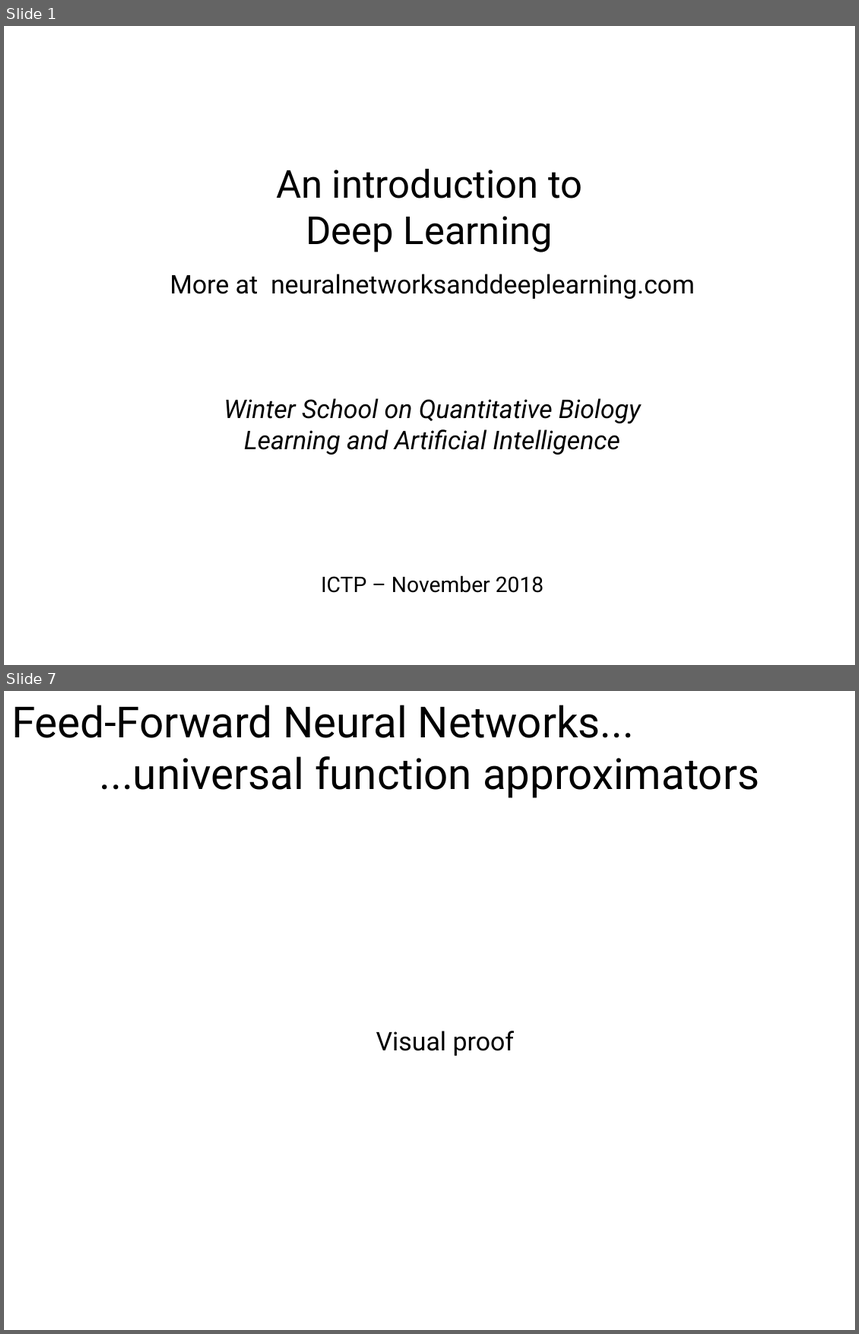
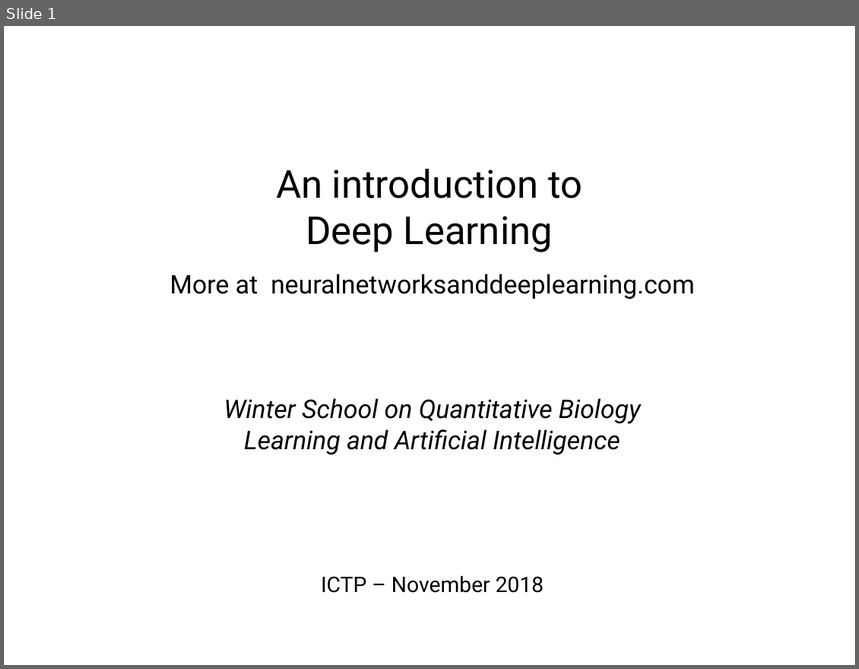
Before and after one commit to ansuini/Winter_School_QLS_2018, a slide deck: Lecture1/slides/Alberto_DeepLearning.odp. Shown one above the other, each under a label of ours: slides 1 and 7 before the commit, slide 1 after it; the slides between them are not shown. The pictures are 859x1334 and 859x669 pixels, drawn with LibreOffice and Linux fonts; fonts in the diff are those of the drawing. Boxes give left, top, right and bottom in pixels: in the first picture for what was removed or moved away, otherwise in the second. Text is boxed around its words. In the diff, an @@ line names an element or a change of style, - is before the commit and + after.

```diff
--- a/Lecture1/slides/Alberto_DeepLearning.odp
+++ b/Lecture1/slides/Alberto_DeepLearning.odp
@@ slide 7 removed at [4, 691, 855, 1330], background #FFFFFF @@
@@ text removed at [12, 705, 759, 798] @@
-Feed-Forward Neural Networks...
-...universal function approximators
@@ text removed at [376, 1031, 515, 1056] @@
-Visual proof
```
Also in this commit, not shown: 7 slides changed, 4 slides added, 2 other slides removed, 4 other files.
